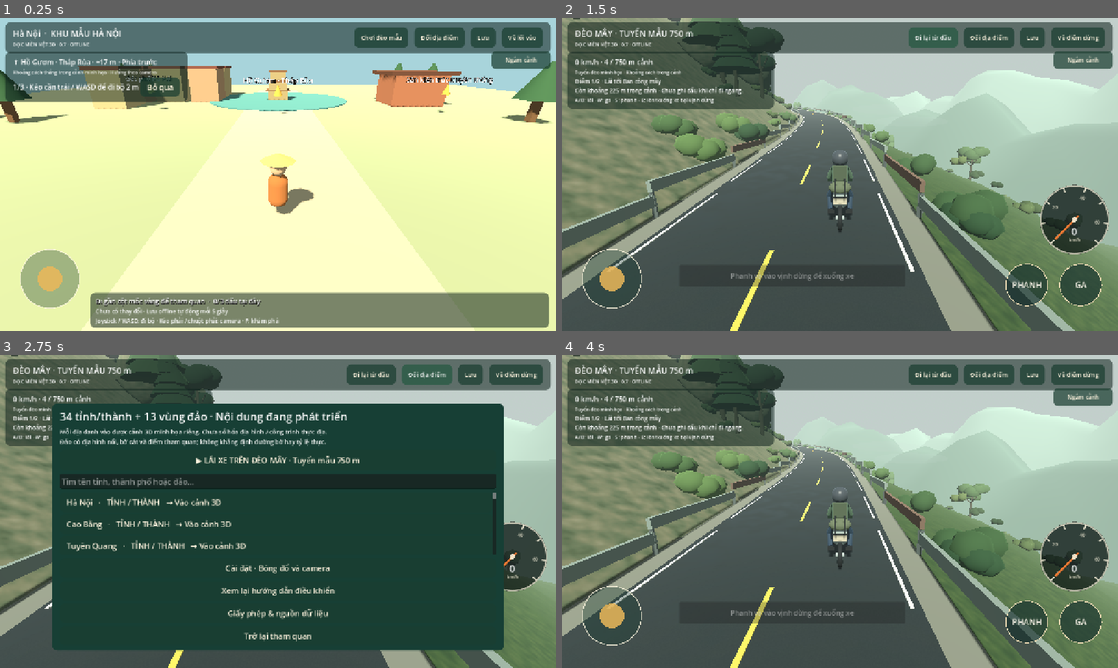
Above: before the commit, frames 1-4 (two rows, left to right).
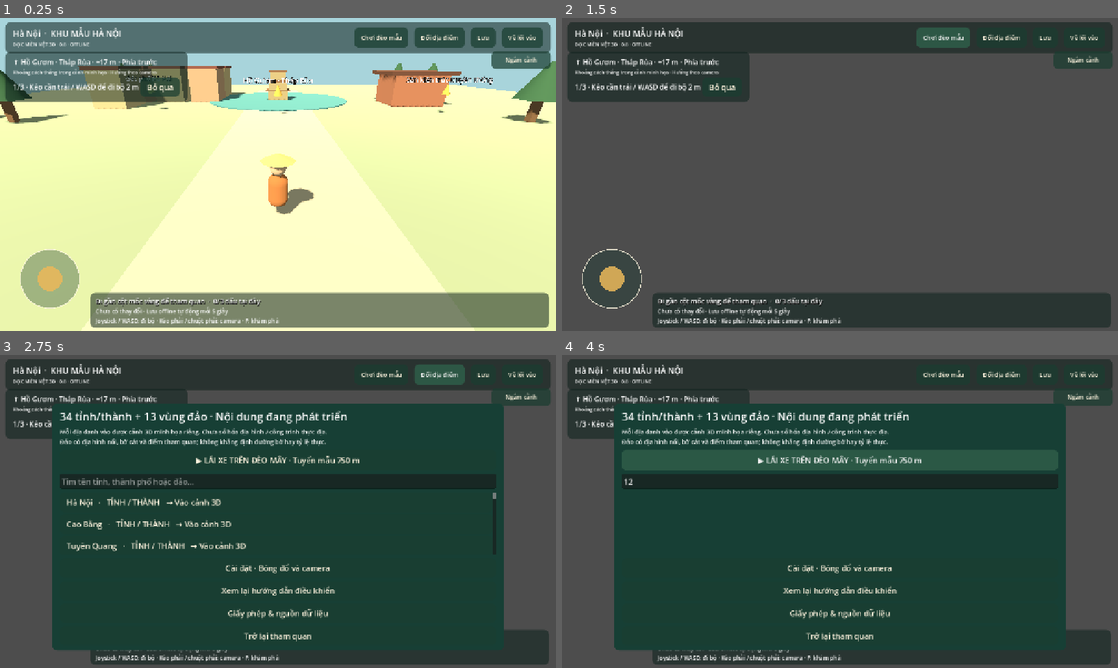
Above: after the commit, the same moments.

Repository: BachVu89/TravelVietnamese
Game: Godot game, scene res://scenes/main.tscn
Two runs of this game, one before a commit and one after it. Both use one fixed random seed, a clock stepped at 60 frames per second and the inputs below.
Inputs (mouse positions are in pixels of both pictures, inside the frame that each line leads up to):
- Up to frame 1 (0.25 s): no input
- Up to frame 2 (1.5 s): click "Chơi đèo mẫu" at 0.5 s; click (934, 36) at 1.25 s, where only the run before the commit has a clickable "Đi lại từ đầu"
- Up to frame 3 (2.75 s): click "Đổi địa điểm" at 2 s
- Up to frame 4 (4 s): click (840, 480) at 2.77 s; type "12" at 2.85 s; click "▶ LÁI XE TRÊN ĐÈO MÂY · Tuyến…" at 3.5 s

The runs differ from the first frame. In frame 1, less than 0.1% of the frame differs, in the area x 11-12%, y 8-9%; in frame 2, 67%; in frame 3, 27%; in frame 4, 89%, in the area x 0-100%, y 0-100%.
Error after the commit: Parse Error: Preload file "res://assets/sky/cloudy_cliffside_road_1k.hdr" does not exist. (res://scripts/pass/scenery.gd:13)

Commit message:
0.8 (PO-15) part 1: code — CC0 materials, HDRI sky, model vegetation, rider/bike detail

Diff:
--- a/game3d/project.godot
+++ b/game3d/project.godot
@@ -3,7 +3,7 @@
 
 [application]
 config/name="Dọc miền Việt 3D"
-config/version="0.7.0"
+config/version="0.8.0"
 config/icon="res://icon.svg"
 run/main_scene="res://scenes/main.tscn"
 config/features=PackedStringArray("4.6", "GL Compatibility")
--- /dev/null
+++ b/game3d/qa/probe_assets.gd
@@ -0,0 +1,50 @@
+extends SceneTree
+
+# One-off probe: report each imported model's AABB and surface materials so
+# vegetation.gd can use correct native heights and alpha modes.
+
+const NAMES := ["Pine_1", "Pine_2", "Tree_1", "Tree_2", "Tree_3", "Twisted_Tree_1", "Bush_1", "Bush_with_Flowers_1", "Fern_1", "Grass_Wispy_1", "Tall_Grass_1", "Rock_Medium_1", "Rock_Medium_2", "Plant_1", "Plant_Big_1"]
+
+func _initialize() -> void:
+	call_deferred("run")
+
+func run() -> void:
+	for name in NAMES:
+		var scene: PackedScene = load("res://assets/models/quaternius/" + name + ".glb")
+		if scene == null:
+			print("PROBE ", name, " LOAD_FAIL")
+			continue
+		var node := scene.instantiate()
+		root.add_child(node)
+		var meshes: Array[MeshInstance3D] = []
+		_collect(node, meshes)
+		var aabb := AABB()
+		var first := true
+		var mats: Array[String] = []
+		for mi in meshes:
+			var local := mi.get_aabb()
+			var xf := mi.global_transform
+			var corners := []
+			for i in range(8):
+				corners.append(xf * local.get_endpoint(i))
+			for c in corners:
+				if first:
+					aabb = AABB(c, Vector3.ZERO)
+					first = false
+				else:
+					aabb = aabb.expand(c)
+			for s in range(mi.mesh.get_surface_count()):
+				var m := mi.mesh.surface_get_material(s)
+				if m is BaseMaterial3D:
+					mats.append(str(m.resource_name) + "|alpha=" + str(m.transparency) + "|scissor=" + str(m.alpha_scissor_threshold) + "|shaded=" + str(m.shading_mode))
+				else:
+					mats.append(str(m))
+		print("PROBE ", name, " size=", aabb.size, " pos_y=", aabb.position.y, " surfaces=", mats)
+		node.queue_free()
+	quit(0)
+
+func _collect(node: Node, out: Array[MeshInstance3D]) -> void:
+	if node is MeshInstance3D:
+		out.append(node)
+	for child in node.get_children():
+		_collect(child, out)
--- a/game3d/scripts/licenses.gd
+++ b/game3d/scripts/licenses.gd
@@ -5,6 +5,9 @@
 	var text := "DỌC MIỀN VIỆT 3D · GIẤY PHÉP VÀ NGUỒN\n\nGODOT ENGINE\n" + Engine.get_license_text()
 	text += "\n\nDỮ LIỆU ĐỊA DANH\nNguồn và phạm vi: res://data/geography/sources.json\nDanh mục 34 tỉnh/thành và 13 vùng đảo; không phải toàn bộ đảo Việt Nam.\n\n"
 	text += FileAccess.get_file_as_string("res://data/geography/LICENSE-vietnamese-provinces-database.txt")
+	text += "\n\nTÀI NGUYÊN ĐỒ HỌA CC0\nCác tài nguyên sau thuộc giấy phép CC0 1.0 (miền công cộng, không bắt buộc ghi công; vẫn ghi để minh bạch nguồn):\n"
+	text += "Poly Haven (polyhaven.com): texture mặt đất leafy_grass, vách đá cliff_side, nhựa đường asphalt_01 và bầu trời HDRI cloudy_cliffside_road.\n"
+	text += "Quaternius — Stylized Nature MegaKit (quaternius.com), tải qua Poly Pizza: model cây thông, cây lá rộng, cây xoắn, bụi cây, dương xỉ, cỏ và đá trong cảnh đèo.\n"
 	text += "\n\nGODOT THIRD-PARTY COPYRIGHT NOTICES\n"
 	for component in Engine.get_copyright_info():
 		text += "\n" + str(component.get("name", "")) + "\n"
--- a/game3d/scripts/main.gd
+++ b/game3d/scripts/main.gd
@@ -352,7 +352,7 @@
 	heading.add_theme_font_size_override("font_size", 19)
 	names.add_child(heading)
 	var subtitle := Label.new()
-	subtitle.text = "DỌC MIỀN VIỆT 3D · 0.7 · OFFLINE"
+	subtitle.text = "DỌC MIỀN VIỆT 3D · 0.8 · OFFLINE"
 	subtitle.add_theme_font_size_override("font_size", 11)
 	names.add_child(subtitle)
 	demo_entry_button = Button.new()
--- a/game3d/scripts/pass/art.gd
+++ b/game3d/scripts/pass/art.gd
@@ -80,7 +80,13 @@
 		model.add_child(wheel)
 		limb(model, Vector3(-0.12,0.39,z), Vector3(0.12,0.39,z), 0.08, steel)
 	box(model, Vector3(0,0.83,0.1), Vector3(0.39,0.25,0.8), paint)
-	box(model, Vector3(0,1.02,0.28), Vector3(0.43,0.1,0.7), rubber)
+	# Two-level Cub seat: lower rider saddle, slightly higher rear step.
+	box(model, Vector3(0,1.0,0.02), Vector3(0.4,0.09,0.52), rubber)
+	box(model, Vector3(0,1.05,0.44), Vector3(0.42,0.09,0.34), rubber)
+	# Front fender hugging the wheel, three angled segments.
+	box(model, Vector3(0,0.79,-0.87), Vector3(0.3,0.04,0.24), paint).rotation.x = -0.5
+	box(model, Vector3(0,0.85,-0.72), Vector3(0.3,0.04,0.24), paint)
+	box(model, Vector3(0,0.79,-0.57), Vector3(0.3,0.04,0.24), paint).rotation.x = 0.5
 	# Weathered Cub-style leg shield at the front, like the reference bike.
 	box(model, Vector3(0,0.66,-0.52), Vector3(0.44,0.6,0.1), material("C9C2B0",0.55)).rotation.x = 0.22
 	# Rear rack with a strapped luggage roll — the touring load in the photo.
@@ -88,22 +94,50 @@
 	ellipsoid(model, Vector3(0,1.27,0.62), Vector3(0.66,0.36,0.44), material("5C6650",0.9))
 	for strap_x: float in [-0.14,0.14]:
 		box(model, Vector3(strap_x,1.27,0.62), Vector3(0.05,0.4,0.48), rubber)
+	# Cloth panniers hanging at both sides of the rack, plus a red tail light.
+	for side: float in [-1,1]:
+		box(model, Vector3(side*0.31,0.9,0.58), Vector3(0.17,0.36,0.46), material("4C5B4A",0.9))
+	box(model, Vector3(0,1.0,0.87), Vector3(0.16,0.09,0.04), material("A33327",0.3))
 	ellipsoid(model, Vector3(0,0.65,0), Vector3(0.5,0.48,0.6), steel)
+	# Exhaust pipe and muffler low on the right side.
+	limb(model, Vector3(0.17,0.42,0.05), Vector3(0.21,0.44,0.4), 0.04, steel)
+	limb(model, Vector3(0.21,0.44,0.4), Vector3(0.22,0.47,0.8), 0.068, steel)
 	for x: float in [-0.14,0.14]:
 		limb(model,Vector3(x,0.4,-0.72),Vector3(x,1.14,-0.49),0.045,steel)
 	limb(model,Vector3(-0.38,1.19,-0.5),Vector3(0.38,1.19,-0.5),0.045,steel)
-	box(model,Vector3(0,1.02,-0.64),Vector3(0.28,0.2,0.1),material("F5E4B5",0.2))
+	# Round headlight in a steel bucket, amber indicators, stalk mirrors.
+	var lamp := MeshInstance3D.new()
+	var lamp_mesh := CylinderMesh.new()
+	lamp_mesh.top_radius = 0.105
+	lamp_mesh.bottom_radius = 0.115
+	lamp_mesh.height = 0.09
+	lamp_mesh.radial_segments = 14
+	lamp.mesh = lamp_mesh
+	lamp.rotation.x = PI / 2
+	lamp.position = Vector3(0, 1.04, -0.64)
+	lamp.material_override = material("F5E4B5", 0.15)
+	model.add_child(lamp)
+	box(model, Vector3(0,1.04,-0.585), Vector3(0.19,0.17,0.06), steel)
+	for side: float in [-1,1]:
+		box(model, Vector3(side*0.22,1.05,-0.6), Vector3(0.07,0.06,0.05), material("D98A2B",0.3))
+		limb(model, Vector3(side*0.36,1.19,-0.5), Vector3(side*0.5,1.44,-0.52), 0.02, steel)
+		box(model, Vector3(side*0.53,1.47,-0.52), Vector3(0.17,0.11,0.03), material("22363C",0.15))
 	# An: articulated silhouette, boots, jacket, hands and helmet.
 	var rider := Node3D.new()
 	rider.name = "Rider"
 	model.add_child(rider)
 	box(rider,Vector3(0,1.5,0.15),Vector3(0.46,0.62,0.28),cloth).rotation.x = -0.16
+	ellipsoid(rider,Vector3(0,1.76,0.13),Vector3(0.54,0.24,0.3),cloth)
 	box(rider,Vector3(0,1.6,0.4),Vector3(0.37,0.48,0.17),material("46523F",0.9))
+	box(rider,Vector3(0,1.5,0.53),Vector3(0.27,0.32,0.05),material("384B3D",0.9))
+	ellipsoid(rider,Vector3(0,1.9,0.4),Vector3(0.34,0.16,0.2),material("8A7B52",0.9))
 	ellipsoid(rider,Vector3(0,2.01,0.06),Vector3(0.5,0.53,0.5),material("41474E",0.35))
 	box(rider,Vector3(0,2.0,-0.15),Vector3(0.37,0.14,0.08),material("22363C",0.2))
+	box(rider,Vector3(0,1.88,-0.13),Vector3(0.33,0.11,0.12),material("41474E",0.35))
 	for side: float in [-1,1]:
 		limb(rider,Vector3(side*0.2,1.7,0.1),Vector3(side*0.33,1.38,-0.2),0.09,cloth)
 		limb(rider,Vector3(side*0.33,1.38,-0.2),Vector3(side*0.33,1.2,-0.5),0.07,cloth)
+		ellipsoid(rider,Vector3(side*0.33,1.2,-0.5),Vector3(0.15,0.13,0.17),material("2A2E33",0.6))
 		limb(rider,Vector3(side*0.16,1.22,0.3),Vector3(side*0.32,0.8,-0.05),0.105,denim)
 		limb(rider,Vector3(side*0.32,0.8,-0.05),Vector3(side*0.27,0.48,0.3),0.09,denim)
 		box(rider,Vector3(side*0.27,0.43,0.19),Vector3(0.18,0.13,0.35),rubber)
@@ -118,10 +152,14 @@
 	var boots := material("151B1D")
 	var skin := material("CCA889")
 	box(model,Vector3(0,1.15,0),Vector3(0.47,0.6,0.29),cloth)
+	ellipsoid(model,Vector3(0,1.42,0),Vector3(0.54,0.22,0.3),cloth)
 	# Same helmet, visor and touring jacket as the rider, now standing upright.
 	ellipsoid(model,Vector3(0,1.69,0),Vector3(0.5,0.53,0.5),material("41474E",0.35))
 	box(model,Vector3(0,1.69,0.21),Vector3(0.37,0.14,0.08),material("22363C",0.2))
+	box(model,Vector3(0,1.57,0.18),Vector3(0.33,0.11,0.12),material("41474E",0.35))
 	box(model,Vector3(0,1.14,-0.17),Vector3(0.34,0.42,0.16),material("384B3D"))
+	box(model,Vector3(0,1.06,-0.28),Vector3(0.26,0.3,0.05),material("46523F",0.9))
+	ellipsoid(model,Vector3(0,1.42,-0.17),Vector3(0.32,0.15,0.18),material("8A7B52",0.9))
 	for side: float in [-1,1]:
 		limb(model,Vector3(side*0.25,1.36,0),Vector3(side*0.31,1.02,0.03),0.085,cloth)
 		limb(model,Vector3(side*0.31,1.02,0.03),Vector3(side*0.31,0.79,0.08),0.065,cloth)
--- a/game3d/scripts/pass/scenery.gd
+++ b/game3d/scripts/pass/scenery.gd
@@ -6,16 +6,17 @@
 	var env := Environment.new()
 	env.background_mode = Environment.BG_SKY
 	var sky := Sky.new()
-	var sky_mat := ProceduralSkyMaterial.new()
-	sky_mat.sky_top_color = Color("6B8296")
-	sky_mat.sky_horizon_color = Color("D3DCD8")
-	sky_mat.ground_horizon_color = Color("AEBBAF")
-	sky_mat.ground_bottom_color = Color("2E4238")
+	# Real overcast mountain-road sky (CC0 HDRI "cloudy_cliffside_road",
+	# Poly Haven) replaces the flat procedural gradient and also drives
+	# ambient and reflected light, like the reference photo's soft daylight.
+	var sky_mat := PanoramaSkyMaterial.new()
+	sky_mat.panorama = preload("res://assets/sky/cloudy_cliffside_road_1k.hdr")
 	sky.sky_material = sky_mat
 	env.sky = sky
-	env.ambient_light_source = Environment.AMBIENT_SOURCE_COLOR
-	env.ambient_light_color = Color("BCCDC2")
-	env.ambient_light_energy = 0.5
+	env.background_energy_multiplier = 0.75
+	env.ambient_light_source = Environment.AMBIENT_SOURCE_SKY
+	env.ambient_light_energy = 0.72
+	env.reflected_light_source = Environment.REFLECTION_SOURCE_SKY
 	env.fog_enabled = true
 	env.fog_light_color = Color("C2CFCB")
 	env.fog_density = 0.0021
@@ -23,7 +24,7 @@
 	world.add_child(environment)
 	var sun := DirectionalLight3D.new()
 	sun.rotation_degrees = Vector3(-46,-30,0)
-	sun.light_energy = 0.9
+	sun.light_energy = 0.65
 	sun.light_color = Color("E6E1D0")
 	sun.shadow_enabled = true
 	sun.directional_shadow_max_distance = 85
--- a/game3d/scripts/pass/vegetation.gd
+++ b/game3d/scripts/pass/vegetation.gd
@@ -77,6 +77,72 @@
 	p.y += sin(distance*0.12+lateral*0.25)*sin(lateral*0.41)*minf(offset*0.13,2.7)
 	return p
 
+const MODEL_DIR := "res://assets/models/quaternius/"
+# Native AABB heights (m) of the CC0 Quaternius models, probed on import
+# (qa/probe_assets.gd); instances are scaled from these to target heights.
+const MODEL_HEIGHTS := {"Pine_1": 7.32, "Pine_2": 8.72, "Pine_3": 10.24, "Tree_1": 9.43, "Tree_2": 9.44, "Tree_3": 7.64, "Tree_4": 7.26, "Tree_5": 7.01, "Bush_with_Flowers_1": 1.58, "Fern_1": 2.69, "Grass_Wispy_1": 1.07, "Tall_Grass_1": 1.87, "Rock_Medium_1": 1.90, "Rock_Medium_2": 2.26, "Plant_1": 1.01, "Plant_Big_1": 0.25}
+static var _model_meshes: Dictionary = {}
+
+static func _model_mesh(model_name: String) -> ArrayMesh:
+	if _model_meshes.has(model_name):
+		return _model_meshes[model_name]
+	var scene: PackedScene = load(MODEL_DIR + model_name + ".glb")
+	var instance := scene.instantiate()
+	var found: ArrayMesh = null
+	var stack: Array[Node] = [instance]
+	while not stack.is_empty():
+		var node: Node = stack.pop_back()
+		if node is MeshInstance3D and node.mesh is ArrayMesh:
+			found = node.mesh
+			break
+		for child in node.get_children():
+			stack.append(child)
+	instance.free()
+	_model_meshes[model_name] = found
+	return found
+
+static func add_group_imported(world: Node3D, title: String, mesh: Mesh, positions: Array[Transform3D], chunk: int, economy_ratio: float = 0.58) -> void:
+	if positions.is_empty():
+		return
+	var origin := PassRoute.point(float(chunk) * 125.0 + 62.5)
+	var mm := MultiMesh.new()
+	mm.transform_format = MultiMesh.TRANSFORM_3D
+	mm.mesh = mesh
+	mm.instance_count = positions.size()
+	for i in positions.size():
+		var transform_value := positions[i]
+		transform_value.origin -= origin
+		mm.set_instance_transform(i, transform_value)
+	var group := MultiMeshInstance3D.new()
+	group.name = title + "Chunk" + str(chunk)
+	group.position = origin
+	group.multimesh = mm
+	group.set_meta("pass_decoration", true)
+	group.set_meta("economy_ratio", economy_ratio)
+	group.set_meta("detail_count", positions.size())
+	group.cast_shadow = GeometryInstance3D.SHADOW_CASTING_SETTING_ON
+	world.add_child(group)
+
+static func _scatter(world: Node3D, rng: RandomNumberGenerator, chunk: int, model_name: String, count: int, off_min: float, off_max: float, h_min: float, h_max: float, sink: float, economy_ratio: float, avoid_stops_band: bool = false) -> void:
+	var transforms: Array[Transform3D] = []
+	var native := float(MODEL_HEIGHTS[model_name])
+	for i in range(count):
+		var distance := rng.randf_range(chunk * 125, (chunk + 1) * 125)
+		var side := -1.0 if i % 2 == 0 else 1.0
+		if avoid_stops_band and side > 0:
+			var near_stop := false
+			for stop: float in PassRoute.STOPS:
+				if absf(distance - stop) < 24.0:
+					near_stop = true
+			if near_stop:
+				continue
+		var p := terrain_point(distance, rng.randf_range(off_min, off_max) * side)
+		p.y -= sink
+		var s := rng.randf_range(h_min, h_max) / native
+		var basis := Basis(Vector3.UP, rng.randf_range(0, TAU)).scaled(Vector3(s, s * rng.randf_range(0.92, 1.15), s))
+		transforms.append(Transform3D(basis, p))
+	add_group_imported(world, model_name, _model_mesh(model_name), transforms, chunk, economy_ratio)
+
 static func add_group(world: Node3D, title: String, mesh: Mesh, material: Material, positions: Array[Transform3D], colors: Array[Color], chunk: int, economy_ratio: float = 0.58) -> void:
 	if positions.is_empty():
 		return
@@ -104,50 +170,28 @@
 	world.add_child(group)
 
 static func build(world: Node3D) -> void:
-	var materials = preload("res://scripts/pass_materials.gd")
+	# Vegetation is now real CC0 game models (Quaternius Stylized Nature
+	# MegaKit) instanced with MultiMesh, replacing the primitive blob trees:
+	# two pines and three broadleaf forms plus a twisted accent tree, model
+	# bushes/plants, fern patches and grass tufts in the roadside band, and
+	# scattered medium rocks. Placement, chunking and the economy/detail
+	# instance budget follow the same rules as the procedural set before.
 	var rng := RandomNumberGenerator.new()
 	rng.seed = 51005
 	for chunk in range(6):
-		for form in range(3):
-			var transforms: Array[Transform3D] = []
-			var colors: Array[Color] = []
-			for i in range(40):
-				var distance := rng.randf_range(chunk*125,(chunk+1)*125)
-				var side := -1.0 if i%2==0 else 1.0
-				var offset := rng.randf_range(8 if side<0 else 18,69 if side<0 else 100)*side
-				var p := terrain_point(distance,offset)
-				var size_value := rng.randf_range(0.7,1.4)
-				var basis := Basis(Vector3.UP,rng.randf_range(0,TAU)).scaled(Vector3(size_value,size_value*rng.randf_range(0.9,1.25),size_value))
-				transforms.append(Transform3D(basis,p))
-				colors.append(Color("1E3626").lerp(Color("4E6B41"),rng.randf()))
-			add_group(world,"ForestTrunkForm"+str(form),tree_mesh(form,false),materials.bark(),transforms,[],chunk)
-			add_group(world,"ForestCanopyForm"+str(form),tree_mesh(form,true),materials.foliage(),transforms,colors,chunk)
-		var shrubs: Array[Transform3D] = []
-		var shrub_colors: Array[Color] = []
-		for i in range(215):
-			var distance := rng.randf_range(chunk*125,(chunk+1)*125)
-			var side := -1.0 if i%2==0 else 1.0
-			var offset := rng.randf_range(5.8 if side<0 else 15,37)*side
-			var size_value := rng.randf_range(0.65,1.6)
-			shrubs.append(Transform3D(Basis(Vector3.UP,rng.randf_range(0,TAU)).scaled(Vector3.ONE*size_value),terrain_point(distance,offset)))
-			shrub_colors.append(Color("2C422A").lerp(Color("5C6E42"),rng.randf()))
-		add_group(world,"Understory",understory_mesh(),materials.foliage(),shrubs,shrub_colors,chunk,0.42)
-		# Dense fern band hugging the road edges, like the reference photo's
-		# roadside undergrowth; kept out of the paved laybys on the valley side.
-		var ferns: Array[Transform3D] = []
-		var fern_colors: Array[Color] = []
-		for i in range(70):
-			var distance := rng.randf_range(chunk*125,(chunk+1)*125)
-			var side := -1.0 if i%2==0 else 1.0
-			if side > 0:
-				var near_stop := false
-				for stop: float in PassRoute.STOPS:
-					if absf(distance-stop) < 24.0:
-						near_stop = true
-				if near_stop:
-					continue
-			var offset := rng.randf_range(4.7,6.6)*side
-			var size_value := rng.randf_range(0.8,1.5)
-			ferns.append(Transform3D(Basis(Vector3.UP,rng.randf_range(0,TAU)).scaled(Vector3.ONE*size_value),terrain_point(distance,offset)))
-			fern_colors.append(Color("2A4630").lerp(Color("5F7A48"),rng.randf()))
-		add_group(world,"RoadsideFerns",understory_mesh(),materials.foliage(),ferns,fern_colors,chunk,0.5)
+		_scatter(world, rng, chunk, "Pine_1", 10, 9, 70, 7.0, 11.5, 0.10, 0.6)
+		_scatter(world, rng, chunk, "Pine_2", 9, 9, 85, 7.5, 12.5, 0.10, 0.6)
+		_scatter(world, rng, chunk, "Pine_3", 9, 9, 80, 8.0, 13.0, 0.10, 0.6)
+		_scatter(world, rng, chunk, "Tree_1", 6, 10, 75, 7.5, 11.5, 0.10, 0.6)
+		_scatter(world, rng, chunk, "Tree_2", 6, 10, 85, 7.5, 12.0, 0.10, 0.6)
+		_scatter(world, rng, chunk, "Tree_3", 6, 10, 70, 6.5, 10.5, 0.10, 0.6)
+		_scatter(world, rng, chunk, "Tree_4", 6, 10, 75, 6.0, 9.5, 0.10, 0.6)
+		_scatter(world, rng, chunk, "Tree_5", 6, 10, 70, 6.0, 9.0, 0.10, 0.6)
+		_scatter(world, rng, chunk, "Bush_with_Flowers_1", 40, 5.8, 34, 0.9, 1.8, 0.06, 0.45)
+		_scatter(world, rng, chunk, "Fern_1", 40, 4.7, 7.2, 1.1, 1.7, 0.05, 0.5, true)
+		_scatter(world, rng, chunk, "Grass_Wispy_1", 42, 4.6, 7.6, 0.7, 1.3, 0.03, 0.5, true)
+		_scatter(world, rng, chunk, "Tall_Grass_1", 30, 4.6, 7.6, 1.0, 1.7, 0.03, 0.5, true)
+		_scatter(world, rng, chunk, "Plant_1", 24, 5.5, 24, 0.7, 1.2, 0.03, 0.5)
+		_scatter(world, rng, chunk, "Plant_Big_1", 16, 5.0, 18, 0.25, 0.5, 0.0, 0.5)
+		_scatter(world, rng, chunk, "Rock_Medium_1", 5, 6, 45, 1.2, 2.6, 0.35, 0.8)
+		_scatter(world, rng, chunk, "Rock_Medium_2", 5, 6, 45, 1.3, 2.8, 0.35, 0.8)
--- a/game3d/scripts/pass_materials.gd
+++ b/game3d/scripts/pass_materials.gd
@@ -38,25 +38,21 @@
 	if _cache.has("road"):
 		return _cache["road"]
 	var material := StandardMaterial3D.new()
-	material.resource_name = "Original damp asphalt — no real-world scan"
-	material.albedo_color = Color.WHITE
-	material.albedo_texture = _ramp_texture(4147, 0.38, PackedColorArray([
-		Color("222a2c"), Color("2b3335"), Color("353d3e")]), 512)
-	material.roughness = 0.86
-	# A restrained damp sheen; roughness remains above ~0.48, never mirror-like.
-	material.roughness_texture = _ramp_texture(9812, 0.012, PackedColorArray([
-		Color(0.56, 0.56, 0.56), Color(0.8, 0.8, 0.8), Color.WHITE]))
+	material.resource_name = "Damp asphalt — CC0 scan texture (Poly Haven asphalt_01)"
+	# Real scanned asphalt (CC0), tinted darker toward the wet look of the
+	# reference photo; its own roughness map keeps the restrained damp sheen.
+	material.albedo_color = Color(0.60, 0.62, 0.63)
+	material.albedo_texture = load("res://assets/textures/asphalt_01/asphalt_01_Diffuse_1k.jpg") as Texture2D
+	material.roughness = 1.0
+	material.roughness_texture = load("res://assets/textures/asphalt_01/asphalt_01_Rough_1k.jpg") as Texture2D
 	material.roughness_texture_channel = BaseMaterial3D.TEXTURE_CHANNEL_RED
 	material.metallic = 0.0
 	material.metallic_specular = 0.28
-	var bump := _noise_texture(4147, 0.38, 512)
-	bump.as_normal_map = true
-	bump.bump_strength = 0.35
 	material.normal_enabled = true
-	material.normal_texture = bump
-	material.normal_scale = 0.12
+	material.normal_texture = load("res://assets/textures/asphalt_01/asphalt_01_nor_gl_1k.jpg") as Texture2D
+	material.normal_scale = 0.4
 	# Current pass strip supplies world XZ * 0.16 UVs: scale 2 gives a
-	# ~3.125 m tile instead of the former blurry 12.5 m tile. Geometry unchanged.
+	# ~3.125 m tile. Geometry unchanged.
 	material.uv1_scale = Vector3(2.0, 2.0, 2.0)
 	material.texture_filter = BaseMaterial3D.TEXTURE_FILTER_LINEAR_WITH_MIPMAPS
 	_cache["road"] = material
@@ -66,24 +62,20 @@
 	if _cache.has("rock"):
 		return _cache["rock"]
 	var material := StandardMaterial3D.new()
-	material.resource_name = "Original mossy strata rock"
+	material.resource_name = "Mossy cliff rock — CC0 scan texture (Poly Haven dark_rock)"
 	material.albedo_color = Color.WHITE
-	material.albedo_texture = _ramp_texture(5921, 0.035, PackedColorArray([
-		Color("36452f"), Color("55604a"), Color("6e6e58"), Color("83806c")]))
+	material.albedo_texture = load("res://assets/textures/dark_rock/dark_rock_Diffuse_1k.jpg") as Texture2D
 	material.roughness = 0.96
 	material.metallic_specular = 0.18
-	# World triplanar avoids dependence on imported cliff UVs. Different axis scales
-	# stretch noise into thin strata; physical silhouette still belongs to geometry.
+	# World triplanar avoids dependence on imported cliff UVs; physical
+	# silhouette still belongs to geometry.
 	material.uv1_triplanar = true
 	material.uv1_world_triplanar = true
-	material.uv1_scale = Vector3(0.14, 0.28, 0.14)
+	material.uv1_scale = Vector3(0.16, 0.24, 0.16)
 	material.uv1_triplanar_sharpness = 4.0
-	var bump := _noise_texture(5921, 0.065)
-	bump.as_normal_map = true
-	bump.bump_strength = 1.4
 	material.normal_enabled = true
-	material.normal_texture = bump
-	material.normal_scale = 0.24
+	material.normal_texture = load("res://assets/textures/dark_rock/dark_rock_nor_gl_1k.jpg") as Texture2D
+	material.normal_scale = 0.5
 	material.texture_filter = BaseMaterial3D.TEXTURE_FILTER_LINEAR_WITH_MIPMAPS
 	_cache["rock"] = material
 	return material
@@ -92,15 +84,22 @@
 	if _cache.has("grass"):
 		return _cache["grass"]
 	var material := StandardMaterial3D.new()
-	material.resource_name = "Original forest ground"
-	material.albedo_color = Color.WHITE
-	material.albedo_texture = _ramp_texture(7138, 0.055, PackedColorArray([
-		Color("2a3e2c"), Color("3c5233"), Color("57663f")]))
+	material.resource_name = "Forest ground — CC0 scan texture (Poly Haven aerial_grass_rock)"
+	# The scan is dry olive; a green multiply pulls the slopes toward the
+	# lush pass in the reference photo.
+	material.albedo_color = Color(0.66, 0.92, 0.55)
+	material.albedo_texture = load("res://assets/textures/aerial_grass_rock/aerial_grass_rock_Diffuse_1k.jpg") as Texture2D
+	material.normal_enabled = true
+	material.normal_texture = load("res://assets/textures/aerial_grass_rock/aerial_grass_rock_nor_gl_1k.jpg") as Texture2D
+	material.normal_scale = 0.7
 	material.roughness = 1.0
+	material.roughness_texture = load("res://assets/textures/aerial_grass_rock/aerial_grass_rock_Rough_1k.jpg") as Texture2D
+	material.roughness_texture_channel = BaseMaterial3D.TEXTURE_CHANNEL_RED
 	material.metallic_specular = 0.12
 	material.uv1_triplanar = true
 	material.uv1_world_triplanar = true
-	material.uv1_scale = Vector3(0.17, 0.17, 0.17)
+	material.uv1_scale = Vector3(0.22, 0.22, 0.22)
+	material.texture_filter = BaseMaterial3D.TEXTURE_FILTER_LINEAR_WITH_MIPMAPS
 	_cache["grass"] = material
 	return material
 
Not shown, changed: game3d/export_presets.cfg
